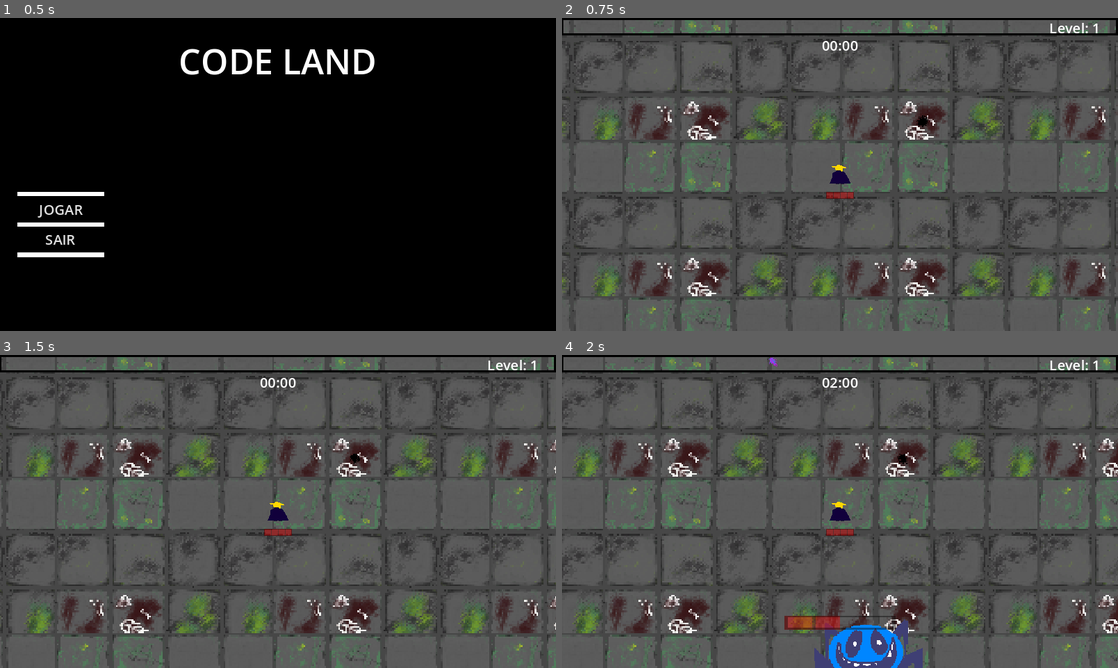
Above: before the commit, frames 1-4 (two rows, left to right).
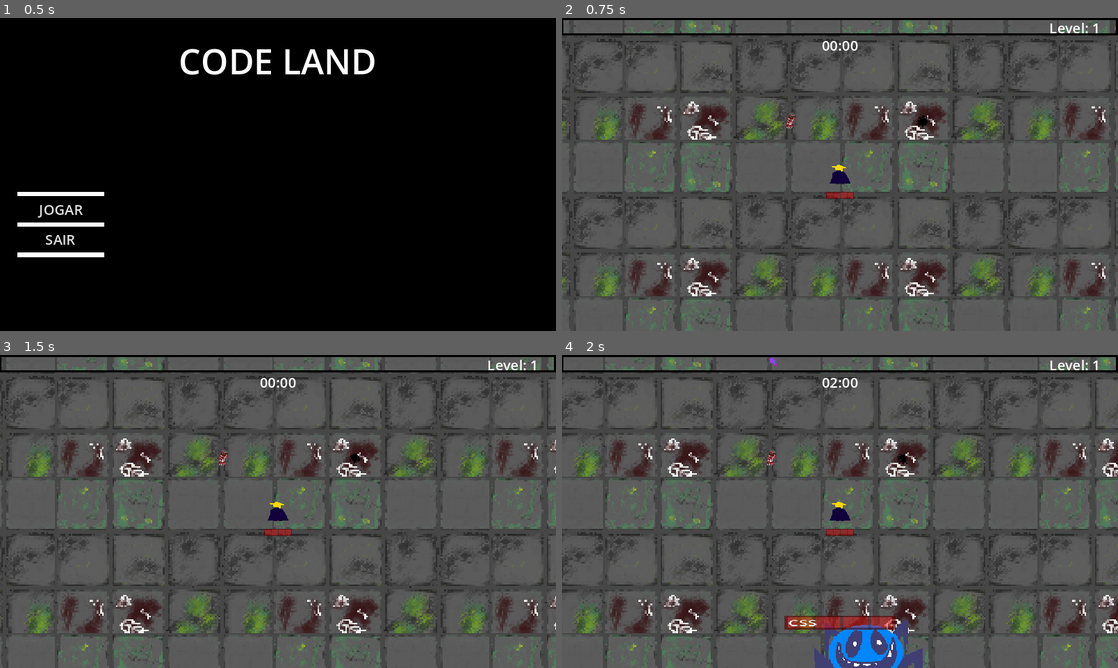
Above: after the commit, the same moments.

Repository: Jujubileuu/Code-Land
Game: Godot game, scene res://MenuScreen/menu.tscn
Two runs of this game, one before a commit and one after it. Both use one fixed random seed, a clock stepped at 60 frames per second and the inputs below. Video files are missing from this copy of the repository; at most half a second of black plays in their place.
Inputs (mouse positions are in pixels of both pictures, inside the frame that each line leads up to):
- Up to frame 1 (0.5 s): no input
- Up to frame 2 (0.75 s): click "JOGAR" at 0.5 s
- Up to frame 3 (1.5 s): move the mouse to (400, 495) at 1.27 s; hold D (right) from 1.28 s (still down); click (400, 495) at 1.35 s
- Up to frame 4 (2 s): keep holding D (right)

Frame 1 is identical in both runs. In frame 2, less than 0.1% of the frame differs, in the area x 40-42%, y 30-36%; in frame 3, less than 0.1%; in frame 4, 0.5%, in the area x 36-60%, y 30-88%.

Commit message:
Create Health Regen and Fixed Boss Health Bar

Diff:
--- a/gametest/Jogador/attacks/fireball.tscn
+++ b/gametest/Jogador/attacks/fireball.tscn
@@ -5,6 +5,21 @@
 
 [sub_resource type="RectangleShape2D" id="RectangleShape2D_vfxbc"]
 size = Vector2(80, 70)
+
+[sub_resource type="Animation" id="Animation_abj1f"]
+length = 0.001
+tracks/0/type = "value"
+tracks/0/imported = false
+tracks/0/enabled = true
+tracks/0/path = NodePath("Sprite2D:frame")
+tracks/0/interp = 1
+tracks/0/loop_wrap = true
+tracks/0/keys = {
+"times": PackedFloat32Array(0),
+"transitions": PackedFloat32Array(1),
+"update": 1,
+"values": [0]
+}
 
 [sub_resource type="Animation" id="Animation_5llc0"]
 resource_name = "attackAnim"
@@ -20,21 +35,6 @@
 "transitions": PackedFloat32Array(1, 1, 1, 1, 1, 1),
 "update": 1,
 "values": [0, 1, 5, 2, 4, 3]
-}
-
-[sub_resource type="Animation" id="Animation_abj1f"]
-length = 0.001
-tracks/0/type = "value"
-tracks/0/imported = false
-tracks/0/enabled = true
-tracks/0/path = NodePath("Sprite2D:frame")
-tracks/0/interp = 1
-tracks/0/loop_wrap = true
-tracks/0/keys = {
-"times": PackedFloat32Array(0),
-"transitions": PackedFloat32Array(1),
-"update": 1,
-"values": [0]
 }
 
 [sub_resource type="AnimationLibrary" id="AnimationLibrary_gtcpq"]
--- a/gametest/Jogador/jogador.gd
+++ b/gametest/Jogador/jogador.gd
@@ -41,6 +41,7 @@
 @onready var sndLevelUp = get_node("%snd_levelup")
 @onready var healthBar = get_node("%HealthBar")
 @onready var healthBarBoss = get_node("%HealthBarBoss")
+@onready var lblBoss = get_node("%lbl_Boss")
 @onready var lblTimer = get_node("%lblTimer")
 @onready var collectedWeapons = get_node("%CollectedWeapons")
 @onready var collectedUpgrades = get_node("%CollectedUpgrades")
@@ -127,13 +128,19 @@
 
 
 func _on_grab_area_area_entered(area):
-	if area.is_in_group("loot"):
+	if area.is_in_group("loot") or area.is_in_group("loot_health"):
 		area.target = self
 
 func _on_collect_area_area_entered(area: Area2D) -> void:
 	if area.is_in_group("loot"):
 		var gem_exp = area.collect()
 		calculate_experience(gem_exp)
+	if area.is_in_group("loot_health"):
+		var regen_health = area.collect()
+		healph += 20
+		if healph > maxhealph:
+			healph = maxhealph
+		healthBar.value = healph
 
 func calculate_experience(gem_exp):
 	var exp_required = calculate_experiencecap()
@@ -207,7 +214,8 @@
 		"food":
 			healph += 20
 			if healph > maxhealph:
-				healph = 100
+				healph = maxhealph
+			healthBar.value = healph
 			maxhealph = clamp(healph,0,maxhealph)
 	#adjust_gui_collection(upgrade)
 	attack()
@@ -292,9 +300,15 @@
 
 func boss_health():
 	var tween = healthBarBoss.create_tween()
-	if UpgradeDb.boss_presence == true:
+	if UpgradeDb.boss_presence == true and UpgradeDb.boss_health > 0:
+		if UpgradeDb.boss_maxhealth == 150:
+			lblBoss.text = "CSS"
+		elif UpgradeDb.boss_maxhealth == 200:
+			lblBoss.text = "JavaScript"
 		tween.tween_property(healthBarBoss,"position",Vector2(256,300),0.2).set_trans(Tween.TRANS_QUINT).set_ease(Tween.EASE_IN)
 		tween.play
-	else:
-		tween.tween_property(healthBarBoss,"position",Vector2(256,400),0.2).set_trans(Tween.TRANS_QUINT).set_ease(Tween.EASE_IN)
+		healthBarBoss.max_value = UpgradeDb.boss_maxhealth
+		healthBarBoss.value = UpgradeDb.boss_health
+	else:
+		tween.tween_property(healthBarBoss,"position",Vector2(256,400),0.2).set_trans(Tween.TRANS_QUINT).set_ease(Tween.EASE_OUT)
 		tween.play
--- a/gametest/Jogador/jogador.tscn
+++ b/gametest/Jogador/jogador.tscn
@@ -214,6 +214,16 @@
 texture_over = ExtResource("6_x7xd8")
 texture_progress = ExtResource("7_t25b2")
 
+[node name="lbl_Boss" type="Label" parent="GUILayer/GUI/HealthBarBoss"]
+unique_name_in_owner = true
+layout_mode = 0
+offset_left = 1.0
+offset_right = 101.0
+offset_bottom = 27.0
+scale = Vector2(0.3, 0.3)
+text = "BOSS"
+vertical_alignment = 1
+
 [node name="LevelUp" type="Panel" parent="GUILayer/GUI"]
 unique_name_in_owner = true
 process_mode = 2
--- a/gametest/Objects/experience_gem.tscn
+++ b/gametest/Objects/experience_gem.tscn
@@ -5,6 +5,21 @@
 
 [sub_resource type="RectangleShape2D" id="RectangleShape2D_7mxer"]
 size = Vector2(45, 37)
+
+[sub_resource type="Animation" id="Animation_yxxl3"]
+length = 0.001
+tracks/0/type = "value"
+tracks/0/imported = false
+tracks/0/enabled = true
+tracks/0/path = NodePath("Sprite2D:frame_coords")
+tracks/0/interp = 1
+tracks/0/loop_wrap = true
+tracks/0/keys = {
+"times": PackedFloat32Array(0),
+"transitions": PackedFloat32Array(1),
+"update": 1,
+"values": [Vector2i(0, 0)]
+}
 
 [sub_resource type="Animation" id="Animation_ec4lj"]
 resource_name = "stand"
@@ -22,21 +37,6 @@
 "transitions": PackedFloat32Array(1, 1, 1, 1, 1, 1, 1, 1, 1, 1),
 "update": 1,
 "values": [Vector2i(0, 0), Vector2i(1, 0), Vector2i(2, 0), Vector2i(3, 0), Vector2i(4, 0), Vector2i(5, 0), Vector2i(6, 0), Vector2i(7, 0), Vector2i(8, 0), Vector2i(0, 0)]
-}
-
-[sub_resource type="Animation" id="Animation_yxxl3"]
-length = 0.001
-tracks/0/type = "value"
-tracks/0/imported = false
-tracks/0/enabled = true
-tracks/0/path = NodePath("Sprite2D:frame_coords")
-tracks/0/interp = 1
-tracks/0/loop_wrap = true
-tracks/0/keys = {
-"times": PackedFloat32Array(0),
-"transitions": PackedFloat32Array(1),
-"update": 1,
-"values": [Vector2i(0, 0)]
 }
 
 [sub_resource type="AnimationLibrary" id="AnimationLibrary_emohv"]
--- /dev/null
+++ b/gametest/Objects/life_soda.gd
@@ -0,0 +1,28 @@
+extends Area2D
+
+@export var regen_value = 20
+
+var target = null
+var speed = 0
+
+@onready var sprite = $Sprite2D
+@onready var collision = $CollisionShape2D
+@onready var sound = $snd_collected
+@onready var anim = $AnimationPlayer
+
+func _ready():
+	anim.play("stand")
+
+func _physics_process(delta):
+	if target != null:
+		global_position = global_position.move_toward(target.global_position, speed)
+		speed += 10*delta
+
+func collect():
+	sound.play()
+	collision.call_deferred("set", "disabled", true)
+	sprite.visible = false
+	return regen_value
+
+func _on_snd_collected_finished():
+	queue_free()
--- /dev/null
+++ b/gametest/Objects/life_soda.tscn
@@ -0,0 +1,27 @@
+[gd_scene load_steps=4 format=3 uid="uid://g2lib4h1jygx"]
+
+[ext_resource type="Script" path="res://Objects/life_soda.gd" id="1_m5spi"]
+[ext_resource type="Texture2D" uid="uid://db3q8fabhhygc" path="res://Texturas/Items/Upgrades/regenLife.png" id="1_q002y"]
+
+[sub_resource type="CapsuleShape2D" id="CapsuleShape2D_ke2hj"]
+radius = 14.7369
+height = 65.9023
+
+[node name="Area2D" type="Area2D" groups=["loot_health"]]
+scale = Vector2(1.5, 1.5)
+collision_layer = 8
+collision_mask = 0
+script = ExtResource("1_m5spi")
+
+[node name="Sprite2D" type="Sprite2D" parent="."]
+texture = ExtResource("1_q002y")
+
+[node name="CollisionShape2D" type="CollisionShape2D" parent="."]
+position = Vector2(1, 0)
+scale = Vector2(1, 1)
+skew = 0.240855
+shape = SubResource("CapsuleShape2D_ke2hj")
+
+[node name="snd_collected" type="AudioStreamPlayer" parent="."]
+
+[node name="AnimationPlayer" type="AnimationPlayer" parent="."]
--- a/gametest/Utilidade/enemy_spawner.gd
+++ b/gametest/Utilidade/enemy_spawner.gd
@@ -32,6 +32,8 @@
 					if is_boss:
 						emit_signal("boss_presence", true)  # Emit signal when boss is spawned
 						UpgradeDb.boss_presence = true
+						UpgradeDb.boss_health = enemy_spawn.healph
+						UpgradeDb.boss_maxhealth = enemy_spawn.healph
 					counter += 1
 	emit_signal("changetime", time)
 
--- a/gametest/Utilidade/upgrade_db.gd
+++ b/gametest/Utilidade/upgrade_db.gd
@@ -1,6 +1,8 @@
 extends Node
 
 var boss_presence = false
+var boss_health = 0
+var boss_maxhealth = 0
 var critic_chance = 0
 const ICON_PATH = "res://Texturas/Items/Upgrades/"
 const WEAPON_PATH = "res://Texturas/Items/Weapons/"
--- a/gametest/inimigos/enemy.gd
+++ b/gametest/inimigos/enemy.gd
@@ -18,6 +18,7 @@
 
 var death_anim = preload("res://inimigos/explosion.tscn")
 var exp_gem = preload("res://Objects/experience_gem.tscn")
+var regen_health = preload("res://Objects/life_soda.tscn")
 
 signal remove_from_array(object)
 
@@ -49,6 +50,11 @@
 	new_gem.global_position = global_position
 	new_gem.experience = experience
 	loot_base.call_deferred("add_child", new_gem)
+	var rand = RandomNumberGenerator.new().randi_range(1,50)
+	if rand == 1:
+		var new_regen = regen_health.instantiate()
+		new_regen.global_position = global_position
+		loot_base.call_deferred("add_child", new_regen)
 	queue_free()
 
 func _on_hurt_box_hurt(damage, angle, knockback_amount):
@@ -60,3 +66,5 @@
 	knockback = angle * knockback_amount
 	if healph <= 0:
 		death()
+	if is_boss == true:
+		UpgradeDb.boss_health = healph
--- a/gametest/inimigos/enemy_caramujo.tscn
+++ b/gametest/inimigos/enemy_caramujo.tscn
@@ -15,6 +15,21 @@
 [sub_resource type="RectangleShape2D" id="RectangleShape2D_x80vp"]
 size = Vector2(43, 68)
 
+[sub_resource type="Animation" id="Animation_5wqnu"]
+length = 0.001
+tracks/0/type = "value"
+tracks/0/imported = false
+tracks/0/enabled = true
+tracks/0/path = NodePath("Sprite2D:frame")
+tracks/0/interp = 1
+tracks/0/loop_wrap = true
+tracks/0/keys = {
+"times": PackedFloat32Array(0),
+"transitions": PackedFloat32Array(1),
+"update": 1,
+"values": [0]
+}
+
 [sub_resource type="Animation" id="Animation_ert8t"]
 resource_name = "walk"
 length = 0.6
@@ -29,21 +44,6 @@
 "transitions": PackedFloat32Array(1, 1, 1, 1),
 "update": 1,
 "values": [0, 1, 2, 0]
-}
-
-[sub_resource type="Animation" id="Animation_5wqnu"]
-length = 0.001
-tracks/0/type = "value"
-tracks/0/imported = false
-tracks/0/enabled = true
-tracks/0/path = NodePath("Sprite2D:frame")
-tracks/0/interp = 1
-tracks/0/loop_wrap = true
-tracks/0/keys = {
-"times": PackedFloat32Array(0),
-"transitions": PackedFloat32Array(1),
-"update": 1,
-"values": [0]
 }
 
 [sub_resource type="AnimationLibrary" id="AnimationLibrary_picbf"]
--- a/gametest/inimigos/enemy_caveira.tscn
+++ b/gametest/inimigos/enemy_caveira.tscn
@@ -15,6 +15,21 @@
 [sub_resource type="RectangleShape2D" id="RectangleShape2D_x80vp"]
 size = Vector2(45, 54)
 
+[sub_resource type="Animation" id="Animation_5kr2a"]
+length = 0.001
+tracks/0/type = "value"
+tracks/0/imported = false
+tracks/0/enabled = true
+tracks/0/path = NodePath("Sprite2D:frame")
+tracks/0/interp = 1
+tracks/0/loop_wrap = true
+tracks/0/keys = {
+"times": PackedFloat32Array(0),
+"transitions": PackedFloat32Array(1),
+"update": 1,
+"values": [0]
+}
+
 [sub_resource type="Animation" id="Animation_ghvsd"]
 resource_name = "walk"
 length = 0.6
@@ -29,21 +44,6 @@
 "transitions": PackedFloat32Array(1, 1, 1, 1),
 "update": 1,
 "values": [0, 1, 2, 0]
-}
-
-[sub_resource type="Animation" id="Animation_5kr2a"]
-length = 0.001
-tracks/0/type = "value"
-tracks/0/imported = false
-tracks/0/enabled = true
-tracks/0/path = NodePath("Sprite2D:frame")
-tracks/0/interp = 1
-tracks/0/loop_wrap = true
-tracks/0/keys = {
-"times": PackedFloat32Array(0),
-"transitions": PackedFloat32Array(1),
-"update": 1,
-"values": [0]
 }
 
 [sub_resource type="AnimationLibrary" id="AnimationLibrary_udspj"]
--- a/gametest/inimigos/enemy_fumaca.tscn
+++ b/gametest/inimigos/enemy_fumaca.tscn
@@ -15,6 +15,21 @@
 [sub_resource type="RectangleShape2D" id="RectangleShape2D_x80vp"]
 size = Vector2(105, 100)
 
+[sub_resource type="Animation" id="Animation_qyylj"]
+length = 0.001
+tracks/0/type = "value"
+tracks/0/imported = false
+tracks/0/enabled = true
+tracks/0/path = NodePath("Sprite2D:frame")
+tracks/0/interp = 1
+tracks/0/loop_wrap = true
+tracks/0/keys = {
+"times": PackedFloat32Array(0),
+"transitions": PackedFloat32Array(1),
+"update": 1,
+"values": [0]
+}
+
 [sub_resource type="Animation" id="Animation_oi0y5"]
 resource_name = "walk"
 length = 0.6
@@ -29,21 +44,6 @@
 "transitions": PackedFloat32Array(1, 1, 1, 1),
 "update": 1,
 "values": [0, 1, 2, 0]
-}
-
-[sub_resource type="Animation" id="Animation_qyylj"]
-length = 0.001
-tracks/0/type = "value"
-tracks/0/imported = false
-tracks/0/enabled = true
-tracks/0/path = NodePath("Sprite2D:frame")
-tracks/0/interp = 1
-tracks/0/loop_wrap = true
-tracks/0/keys = {
-"times": PackedFloat32Array(0),
-"transitions": PackedFloat32Array(1),
-"update": 1,
-"values": [0]
 }
 
 [sub_resource type="AnimationLibrary" id="AnimationLibrary_msifx"]
--- a/gametest/main.tscn
+++ b/gametest/main.tscn
@@ -12,6 +12,7 @@
 [ext_resource type="PackedScene" uid="uid://dbg5alck2ibpd" path="res://inimigos/boss_css.tscn" id="7_udg3w"]
 [ext_resource type="PackedScene" uid="uid://ce1ct6j82r80n" path="res://inimigos/boss_javascript.tscn" id="10_366io"]
 [ext_resource type="PackedScene" uid="uid://1fhtuts27qw0" path="res://Objects/experience_gem.tscn" id="12_2hj0a"]
+[ext_resource type="PackedScene" uid="uid://g2lib4h1jygx" path="res://Objects/life_soda.tscn" id="13_pkwtq"]
 
 [sub_resource type="Resource" id="Resource_4d0jm"]
 script = ExtResource("4_8gt27")
@@ -160,3 +161,6 @@
 [node name="ExperienceGem" parent="." instance=ExtResource("12_2hj0a")]
 position = Vector2(474, -304)
 experience = 50
+
+[node name="Area2D" parent="." instance=ExtResource("13_pkwtq")]
+position = Vector2(-284, -308)
--- a/gametest/project.godot
+++ b/gametest/project.godot
@@ -33,6 +33,7 @@
 player=""
 attack=""
 loot=""
+loot_health=""
 
 [input]
 
Not shown: 1 places in gametest/Jogador/jogador.tscn that only renumber resources
Not shown: 1 places in gametest/main.tscn that only renumber resources
